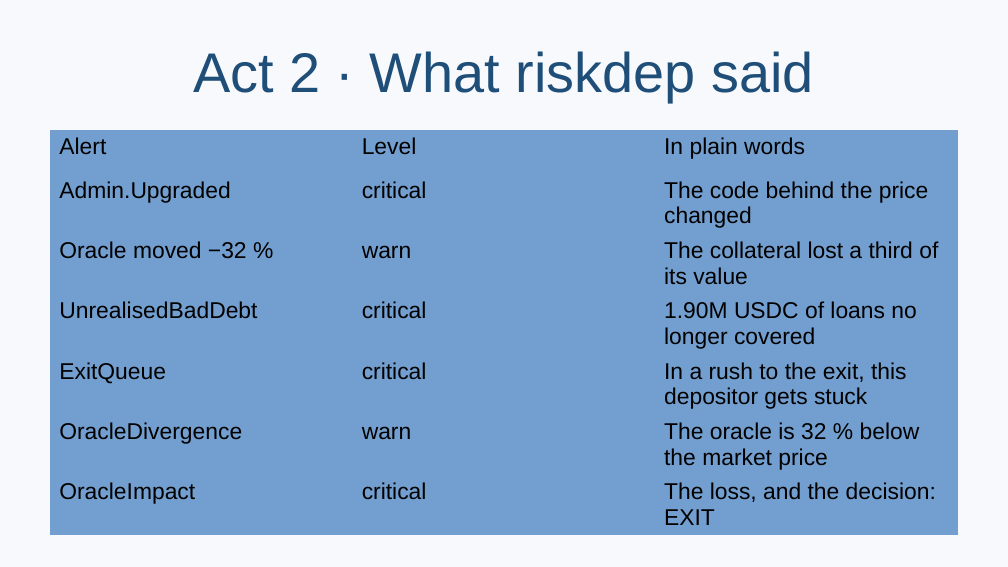
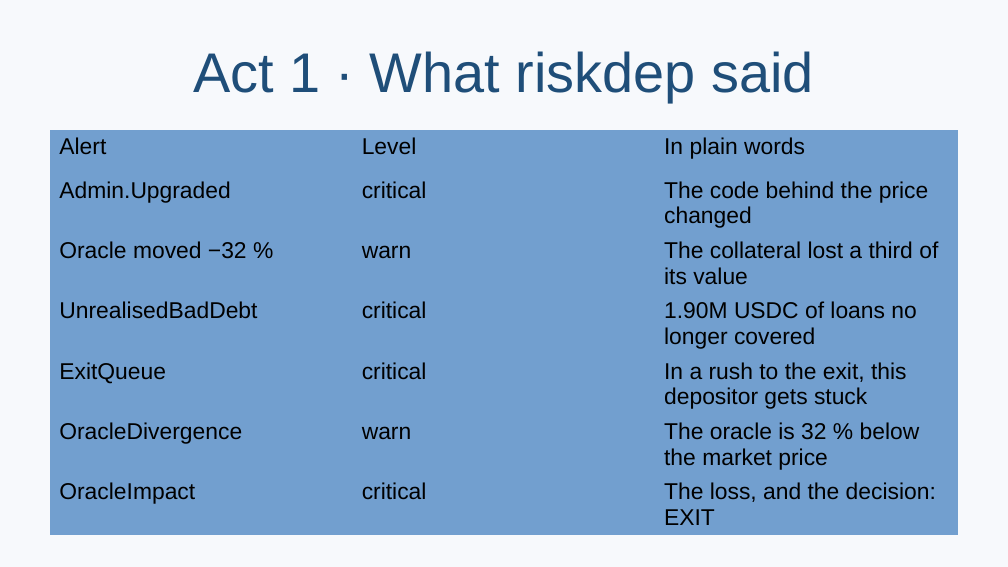
Before and after one commit to rya-sge/defi-monitoring, a slide deck: slide 7 of presentation/rock-demo.pptx (slide 8 before the commit). Drawn at 1008x567 pixels with LibreOffice and Linux fonts; fonts in the diff are those of the drawing. Boxes give left, top, right and bottom in pixels: in the first picture for what was removed or moved away, otherwise in the second. Text is boxed around its words. In the diff, an @@ line names an element or a change of style, - is before the commit and + after.

```diff
--- a/presentation/rock-demo.pptx
+++ b/presentation/rock-demo.pptx
@@ title at [193,51,813,102]: text changed @@
-Act 2 · What riskdep said
+Act 1 · What riskdep said
```
Also in this commit, not shown: 5 other slides changed, 1 slide removed, 5 other files.
